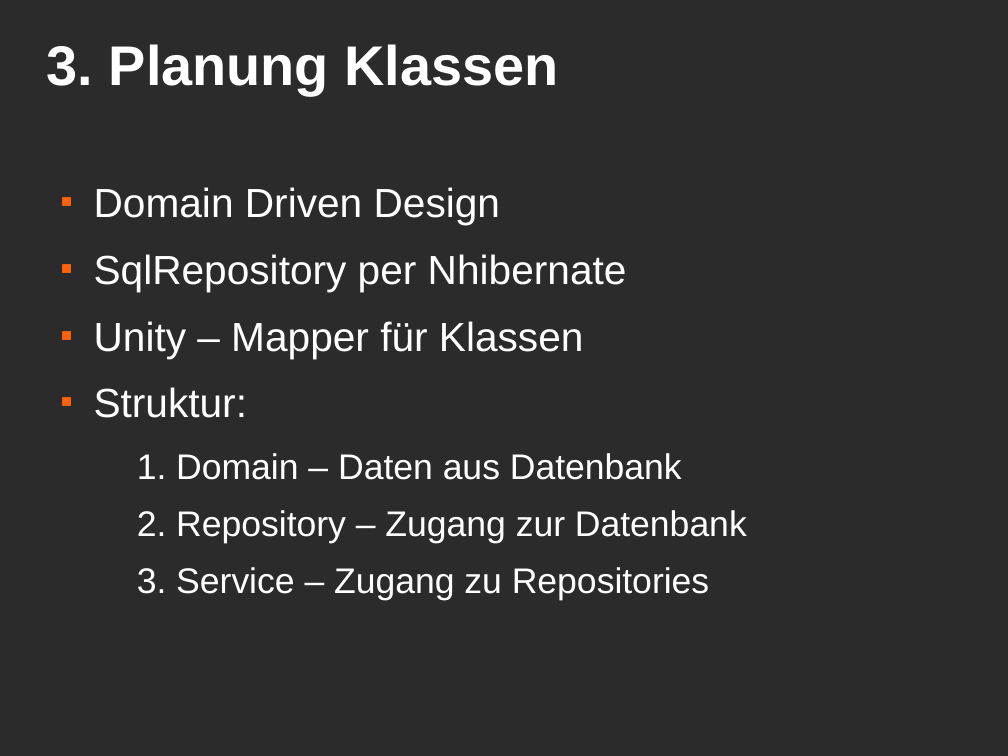
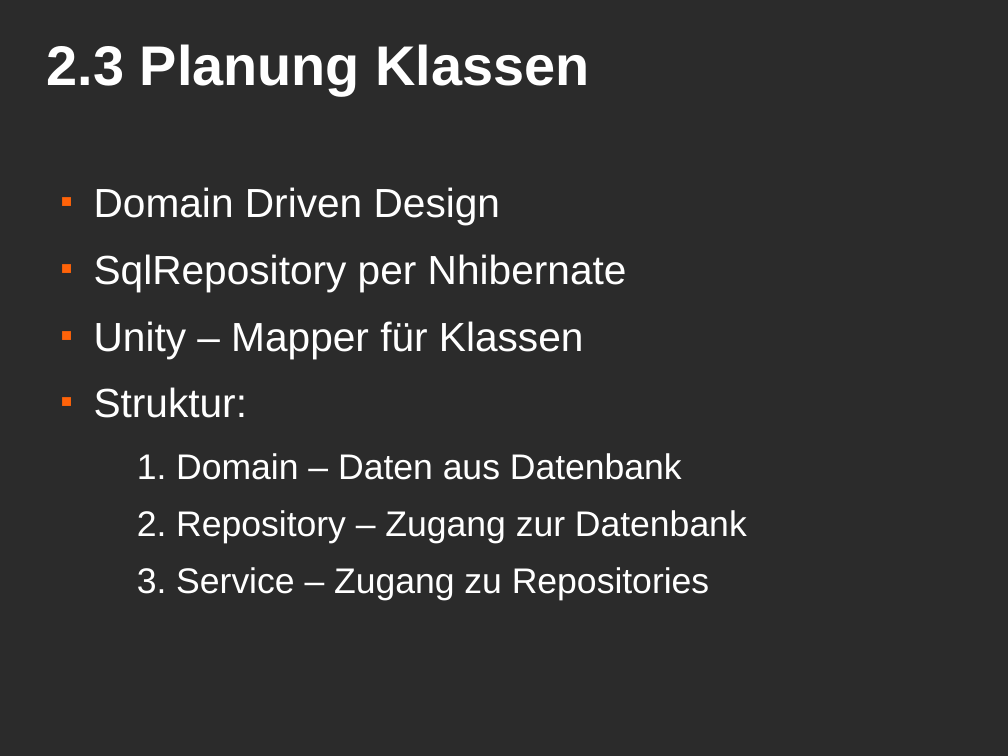
Before and after one commit to MacMuffin/Geldverleih, a slide deck: slide 7 of Geldverleih/geldverleih_präsi.odp (slide 5 before the commit). Drawn at 1008x756 pixels with LibreOffice and Linux fonts; fonts in the diff are those of the drawing; background and template pictures are left out; a plain dark background stands for a picture behind light text. Boxes give left, top, right and bottom in pixels: in the first picture for what was removed or moved away, otherwise in the second. Text is boxed around its words. In the diff, an @@ line names an element or a change of style, - is before the commit and + after.

```diff
--- a/Geldverleih/geldverleih_präsi.odp
+++ b/Geldverleih/geldverleih_präsi.odp
@@ title at bbox=[47, 44, 589, 95]: text changed @@
-3. Planung Klassen
+2.3 Planung Klassen
```
Also in this commit, not shown: 9 other slides changed, 9 other files.
